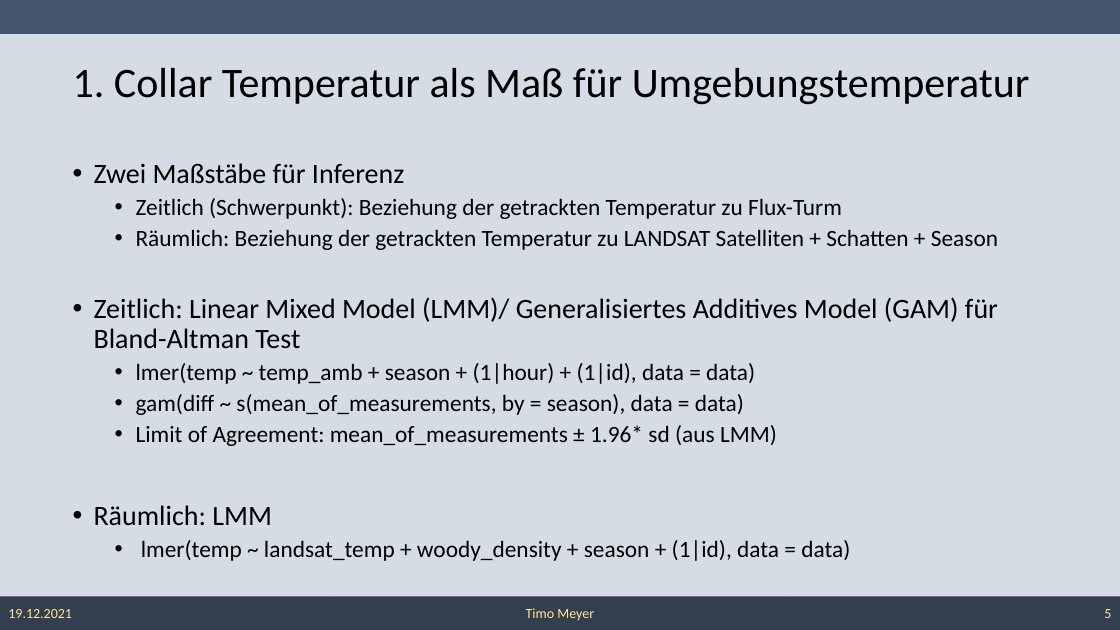
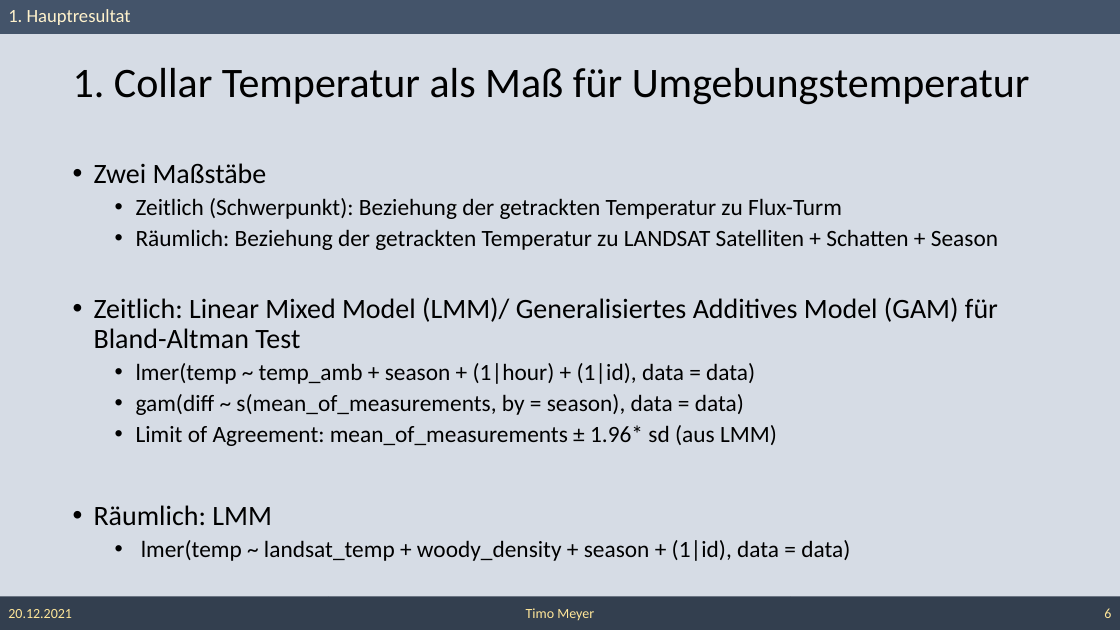
Before and after one commit to TimoM2110/Elephants-Moving-Data, a slide deck: slide 6 of Presentation Paper.pptx (slide 5 before the commit). Drawn at 1120x630 pixels with LibreOffice and Linux fonts; fonts in the diff are those of the drawing. Boxes give left, top, right and bottom in pixels: in the first picture for what was removed or moved away, otherwise in the second. Text is boxed around its words. In the diff, an @@ line names an element or a change of style, - is before the commit and + after.

```diff
--- a/Presentation Paper.pptx
+++ b/Presentation Paper.pptx
@@ text added at (8,9,131,25), 16 pt, text #FFF2CC @@
+1. Hauptresultat
@@ text at (94,163,267,184): text changed @@
-• Zwei Maßstäbe für Inferenz
+• Zwei Maßstäbe
@@ text in rectangle at (8,609,72,618): text changed @@
-19.12.2021
+20.12.2021
```
Also in this commit, not shown: 12 other slides changed, 2 slides added.
